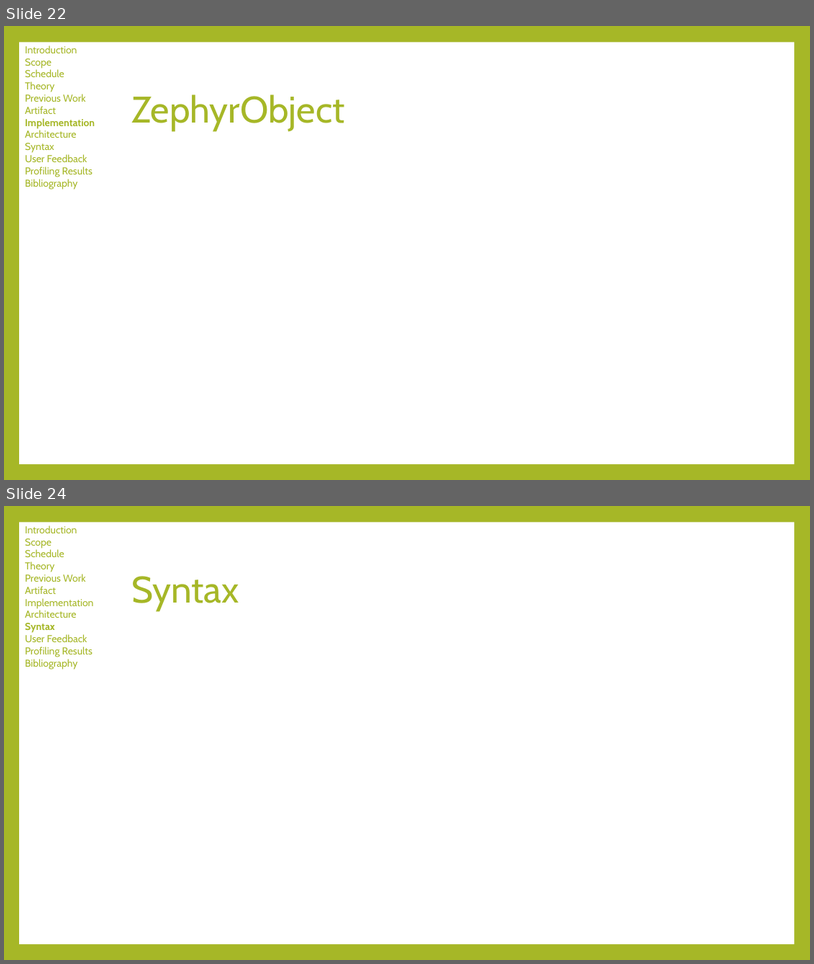
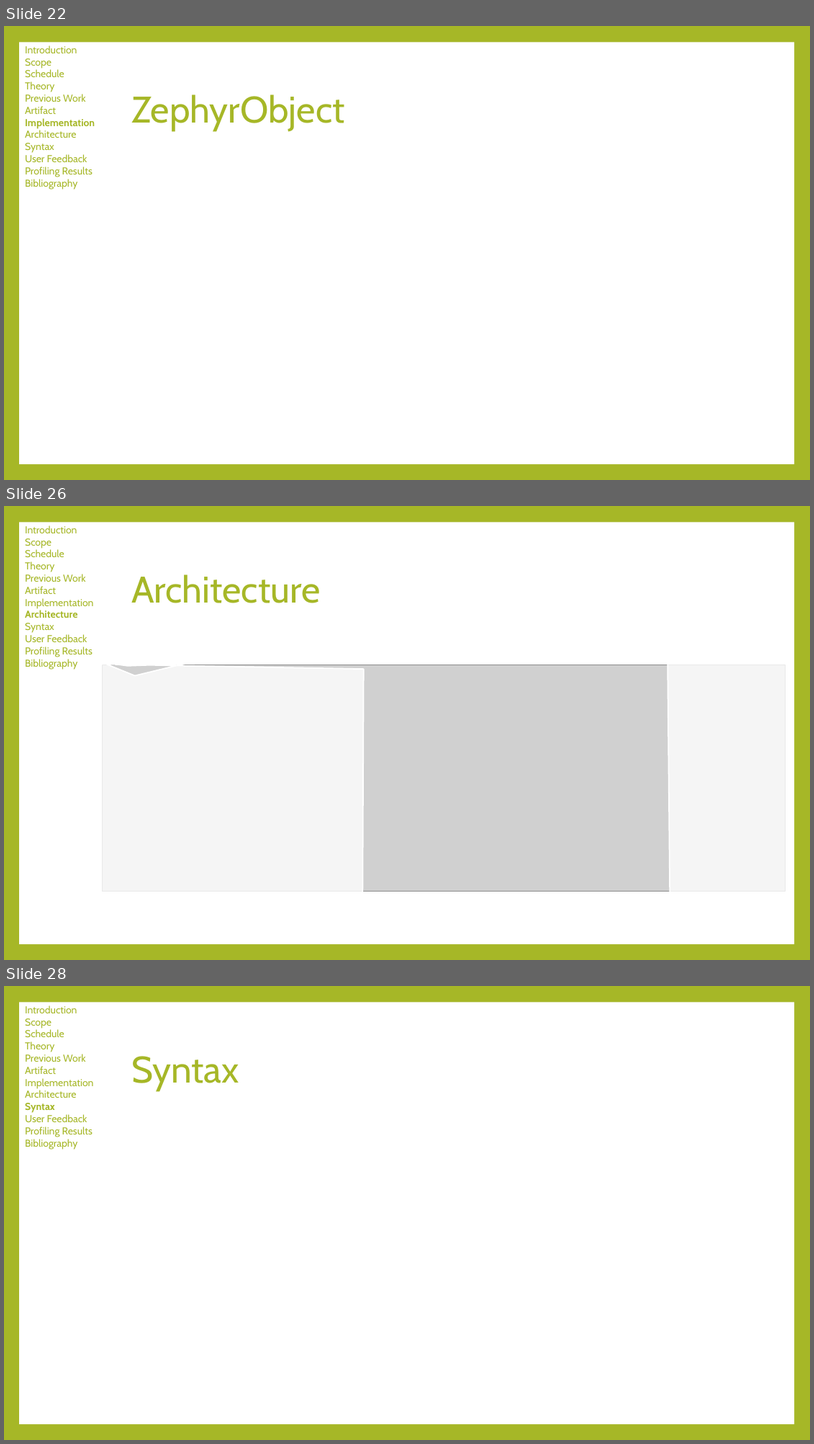
Before and after one commit to tylerwolverton/Guildhall, a slide deck: Zephyr/Documentation/Wolverton_Defense_Slides.pptx. Shown one above the other, each under a label of ours: slides 22 and 24 before the commit, slides 22, 26 and 28 after it; the slides between them are not shown. The pictures are 814x964 and 814x1444 pixels, drawn with LibreOffice and Linux fonts; fonts in the diff are those of the drawing; grey boxes stand for pictures. Boxes give left, top, right and bottom in pixels: in the first picture for what was removed or moved away, otherwise in the second. Text is boxed around its words. In the diff, an @@ line names an element or a change of style, - is before the commit and + after.

```diff
--- a/Zephyr/Documentation/Wolverton_Defense_Slides.pptx
+++ b/Zephyr/Documentation/Wolverton_Defense_Slides.pptx
@@ slide 26 added at bbox=[4, 506, 810, 960], background #A6B727; not listed: 1 template element that a slide beside it also shows @@
@@ text added at bbox=[25, 525, 93, 669], 12 pt, text #A6B727 @@
+Introduction
+Scope
+Schedule
+Theory
+Previous Work
+Artifact
+Implementation
+Architecture
+Syntax
+User Feedback
+Profiling Results
+Bibliography
@@ title added at bbox=[131, 574, 320, 603], 44 pt, text #A6B727 @@
+Architecture
@@ freeform shape added at bbox=[668, 637, 788, 911], fill #FFFFFF at 80% opacity, outline #FFFFFF 1.5 pt @@
@@ freeform shape added at bbox=[95, 664, 364, 911], fill #FFFFFF at 80% opacity, outline #FFFFFF 1.5 pt @@
@@ picture added at bbox=[102, 664, 786, 891] @@
@@ what was slide 24 is now slide 28 @@
```
Also in this commit, not shown: 1 slide changed, 3 other slides added.
